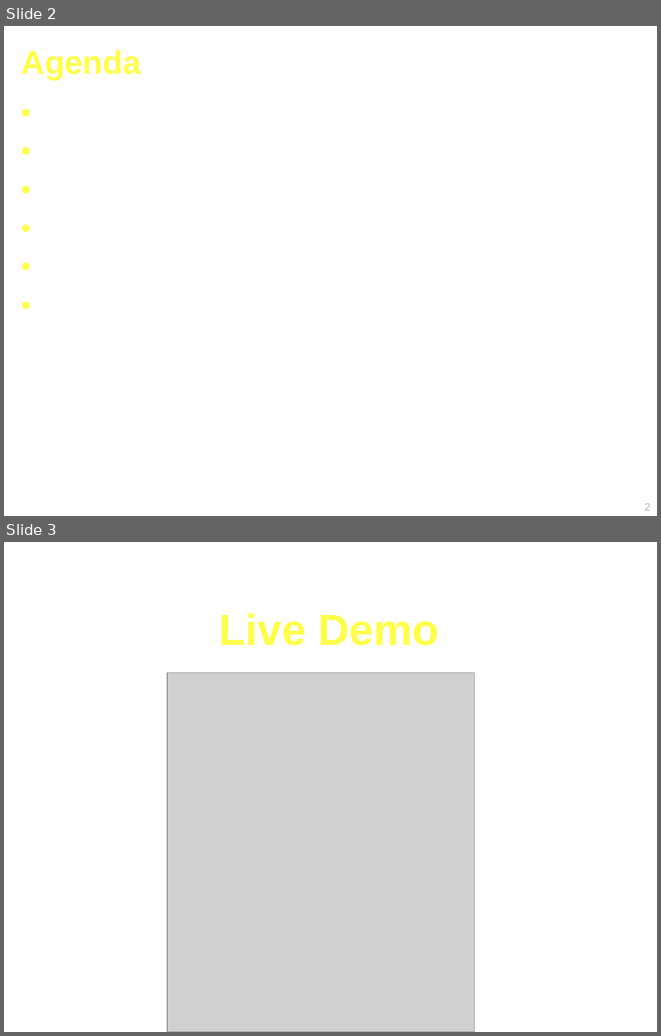
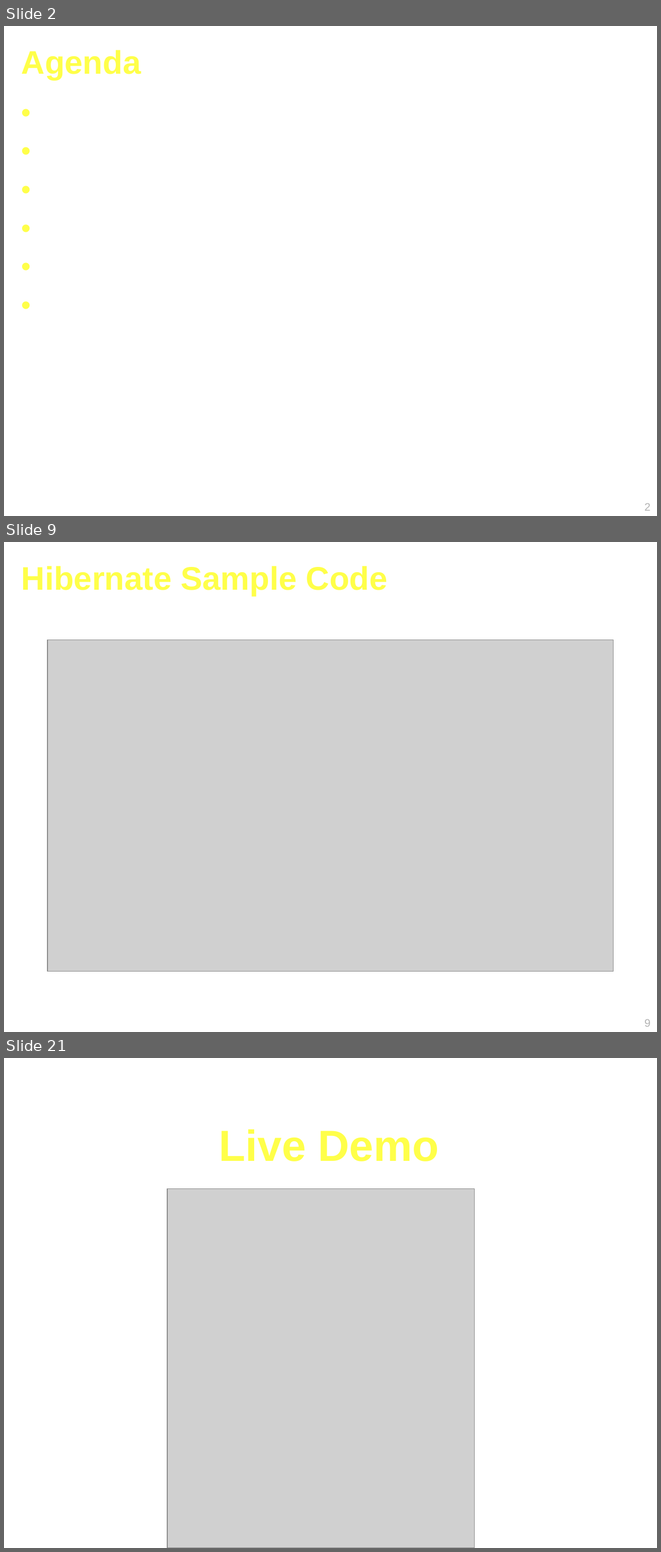
Before and after one commit to Geoffsc/psu-edu-sweng500, a slide deck: docs/presentation/sweng500-carpool-presentation.ppt. Shown one above the other, each under a label of ours: slides 2 and 3 before the commit, slides 2, 9 and 21 after it; the slides between them are not shown. The pictures are 661x1036 and 661x1552 pixels, drawn with LibreOffice and Linux fonts; fonts in the diff are those of the drawing; grey boxes stand for pictures. Boxes give left, top, right and bottom in pixels: in the first picture for what was removed or moved away, otherwise in the second. Text is boxed around its words. In the diff, an @@ line names an element or a change of style, - is before the commit and + after.

```diff
--- a/docs/presentation/sweng500-carpool-presentation.ppt
+++ b/docs/presentation/sweng500-carpool-presentation.ppt
@@ slide 9 added at bbox=[4, 542, 657, 1032], background #FFFFFF @@
@@ title added at bbox=[21, 566, 388, 596], 36 pt, text #FFFF49, bold @@
+Hibernate Sample Code
@@ picture added at bbox=[48, 640, 614, 971] @@
@@ page number added at bbox=[644, 1019, 650, 1026], 12 pt, text #B2B2B2 @@
+9
@@ what was slide 3 is now slide 21 @@
```
Also in this commit, not shown: 17 other slides added.
